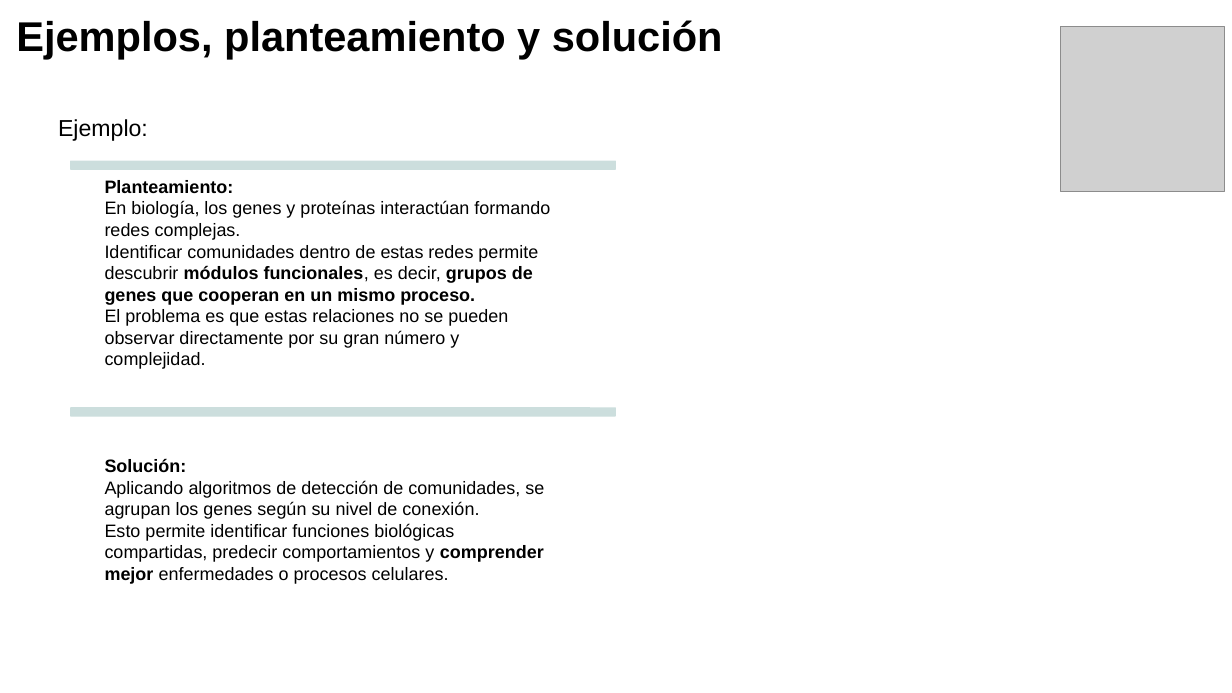
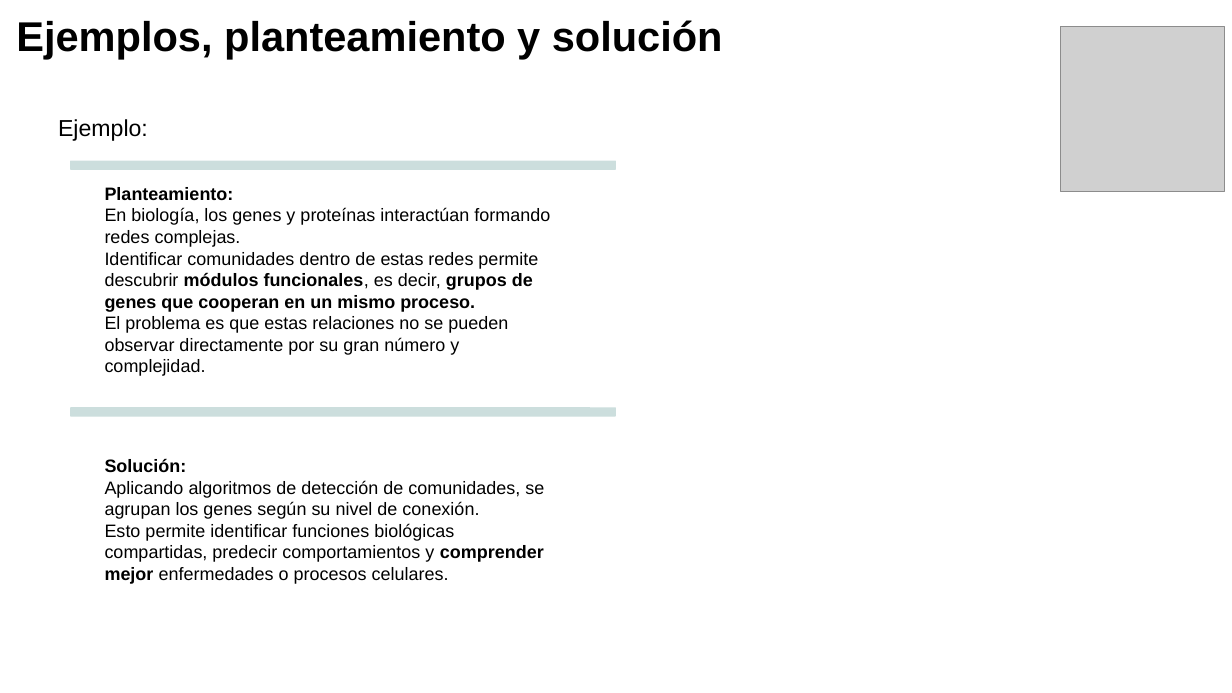
Before and after one commit to mrmiguel564/Proyecto-redes, a slide deck: slide 3 of ppt_deteccion_de_comunidades.pptx. Drawn at 1232x693 pixels with LibreOffice and Linux fonts; fonts in the diff are those of the drawing; grey boxes stand for pictures; background and template pictures are left out. Boxes give left, top, right and bottom in pixels: in the first picture for what was removed or moved away, otherwise in the second. Text is boxed around its words. In the diff, an @@ line names an element or a change of style, - is before the commit and + after.

Commit message:
final ppt

```diff
--- a/ppt_deteccion_de_comunidades.pptx
+++ b/ppt_deteccion_de_comunidades.pptx
@@ text "Planteamiento: En biología, los genes ...": place and size @@
-text "Planteamiento: En biología, los genes ..." at <box>105,180,550,369</box>
+text "Planteamiento: En biología, los genes ..." at <box>105,187,550,376</box>
```
Also in this commit, not shown: 3 other slides changed, 12 slides added.
